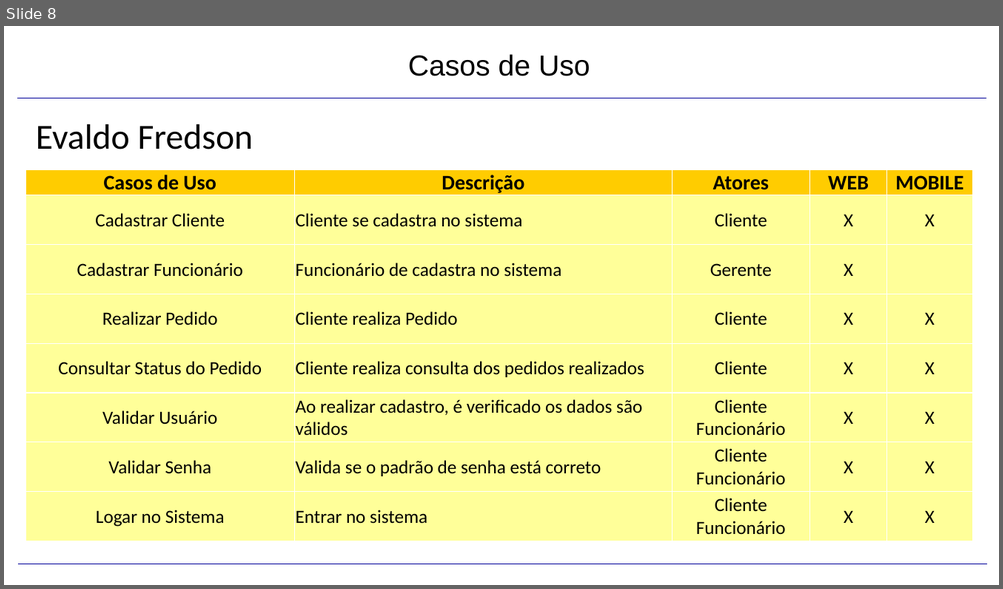
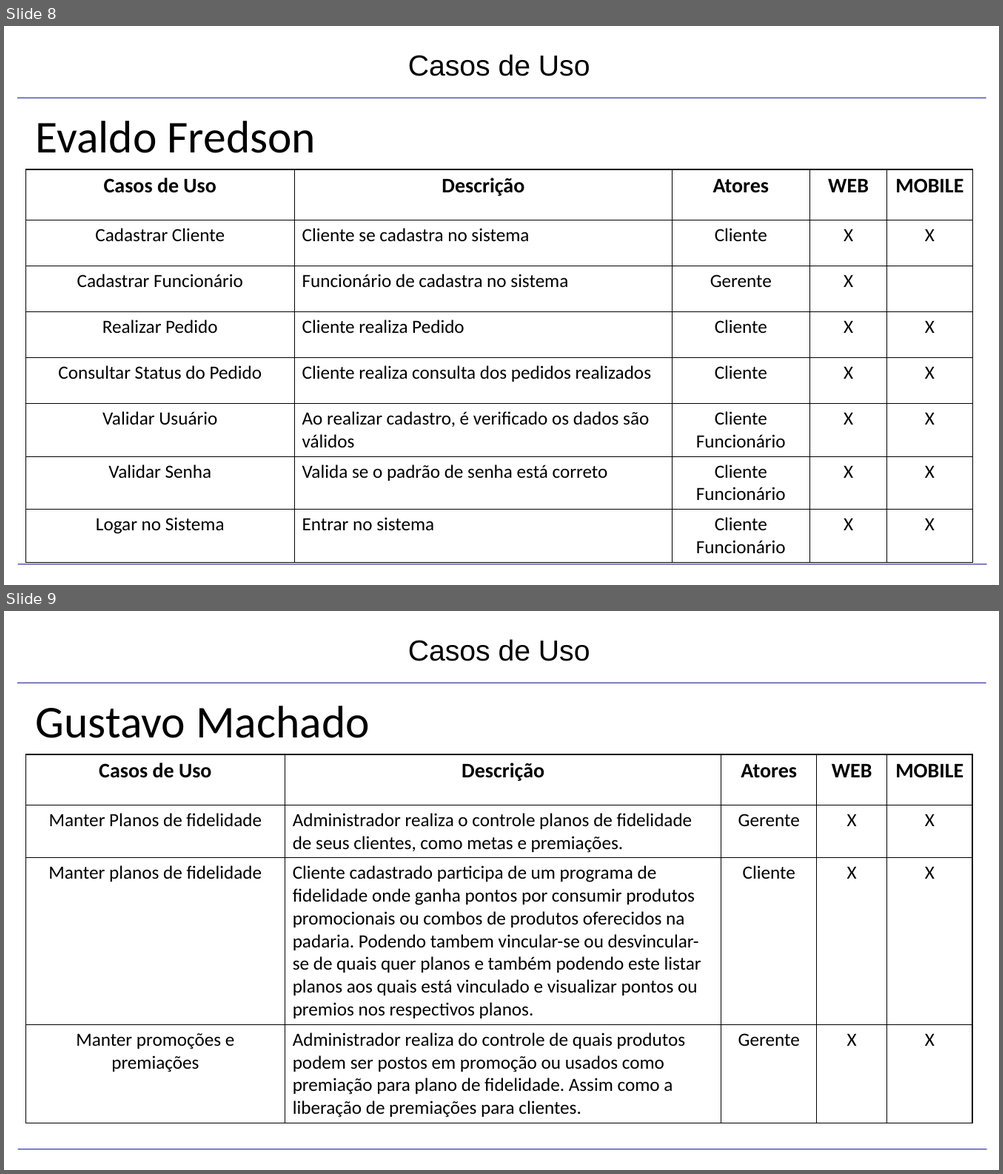
Before and after one commit to WilAlves/projetos_sistemas, a slide deck: SISPAN_V4.pptx. Shown one above the other, each under a label of ours: slide 8 before the commit, slides 8 and 9 after it. The pictures are 1003x589 and 1003x1174 pixels, drawn with LibreOffice and Linux fonts; fonts in the diff are those of the drawing; background and template pictures are left out. Boxes give left, top, right and bottom in pixels: in the first picture for what was removed or moved away, otherwise in the second. Text is boxed around its words. In the diff, an @@ line names an element or a change of style, - is before the commit and + after.

Commit message:
slides gustavo
slides contendo casos de uso e user stories de gustavo.machado

```diff
--- a/SISPAN_V4.pptx
+++ b/SISPAN_V4.pptx
@@ slide 9 added at <box>4,611,999,1170</box>, background #FFFFFF; not listed: 2 template elements that a slide beside it also shows @@
@@ text added at <box>408,639,590,661</box>, 28 pt, text #000000 @@
+Casos de Uso
@@ text added at <box>36,706,370,738</box>, 44 pt, text #000000 @@
+Gustavo Machado
@@ table added at <box>25,754,972,1121</box>, 4 rows, 5 columns @@
+Casos de Uso | Descrição | Atores | WEB | MOBILE
+Manter Planos de fidelidade | Administrador realiza o controle planos de fidelidade de seus clientes, como metas e premiações. | Gerente | X | X
+Manter planos de fidelidade | Cliente cadastrado participa de um programa de fidelidade onde ganha pontos por consumir produtos promocionais ou combos de produtos oferecidos na padaria. Podendo tambem vincular-se ou desvincular-se de quais quer planos e também podendo este listar planos aos quais está vinculado e visualizar pontos ou premios nos respectivos planos. | Cliente | X | X
+Manter promoções e premiações | Administrador realiza do controle de quais produtos podem ser postos em promoção ou usados como premiação para plano de fidelidade. Assim como a liberação de premiações para clientes. | Gerente | X | X
@@ slide 8 changed as well @@
@@ line (17, 98) - (986, 98): stroke #000099 0.75 pt to #000099 0.74 pt @@
@@ text "Evaldo Fredson" at <box>36,121,316,153</box>: size 34.1 to 44 pt @@
@@ table at <box>25,169,973,560</box> @@
@@ fill #FFCC00 to none in row 1 @@
@@ fill #FFFF99 to none in 34 cells @@
@@ borders changed @@
@@ line (18, 564) - (987, 564): stroke #000099 0.75 pt to #000099 0.74 pt @@
```
Also in this commit, not shown: 17 other slides changed, 1 other slide added.
